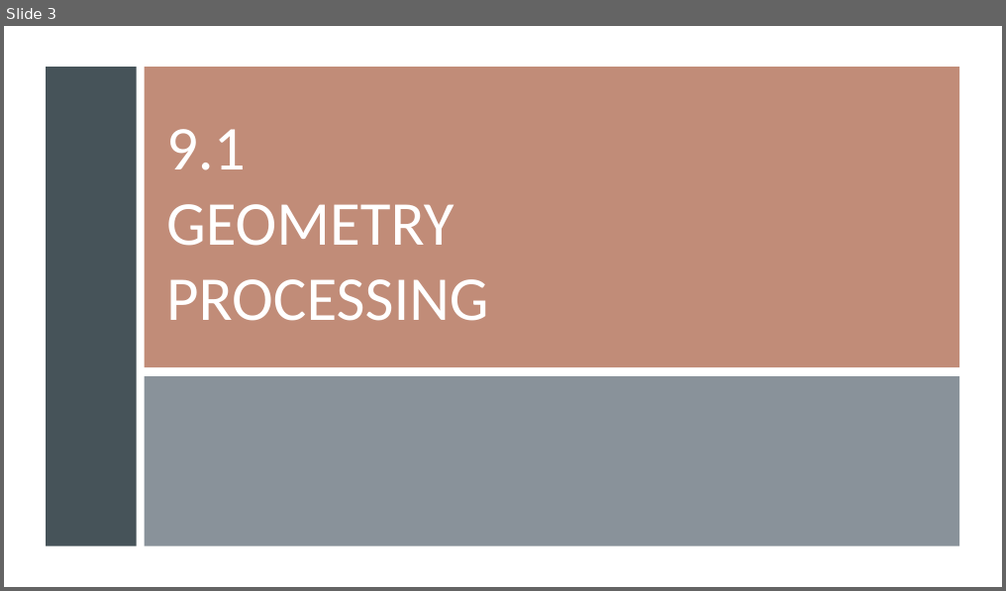
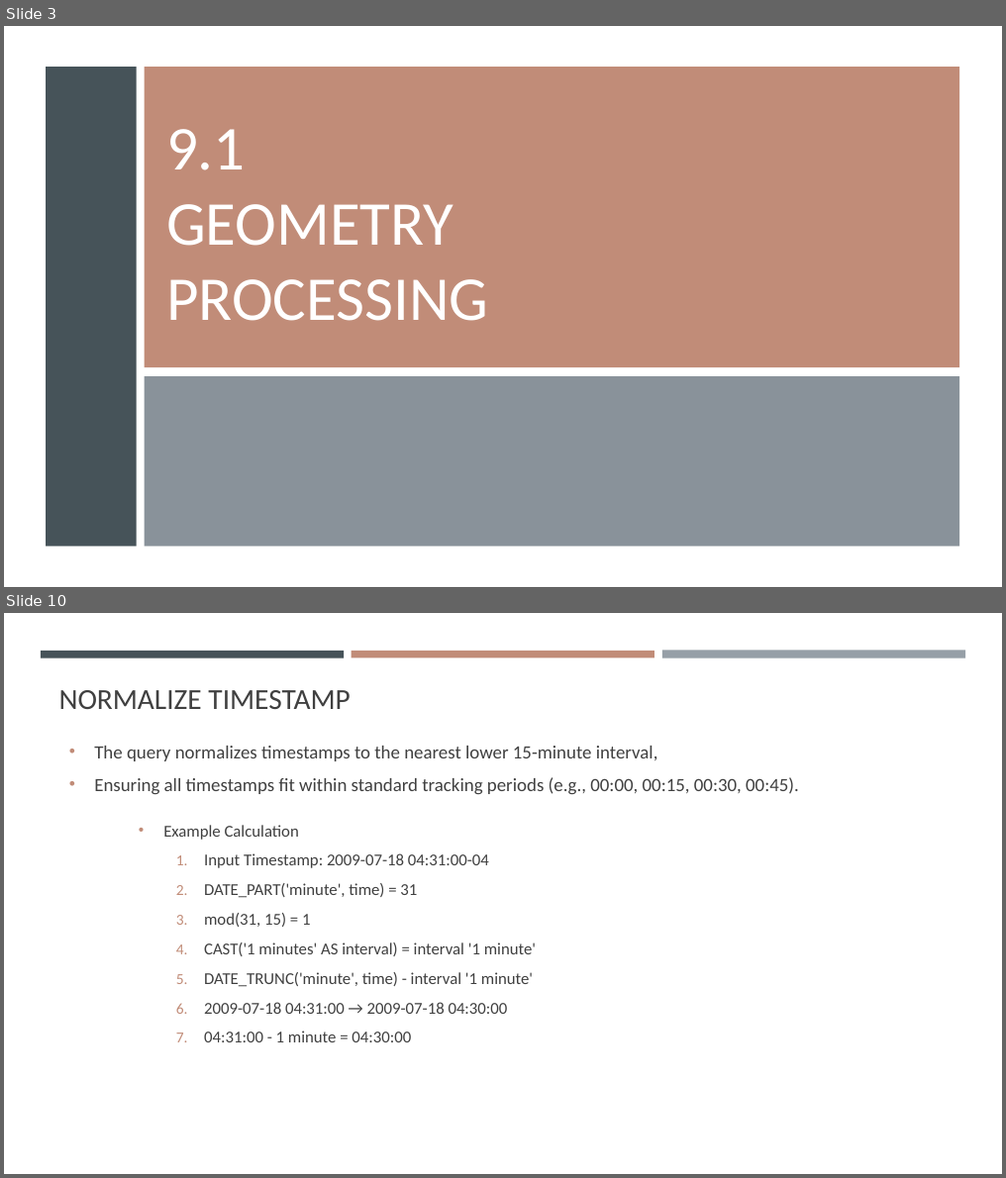
Before and after one commit to gisynw/ssj-376, a slide deck: docs/Lectures/Week09/Week09_GeometryProcessing_part2.pptx. Shown one above the other, each under a label of ours: slide 3 before the commit, slides 3 and 10 after it; the slides between them are not shown. The pictures are 1006x591 and 1006x1178 pixels, drawn with LibreOffice and Linux fonts; fonts in the diff are those of the drawing. Boxes give left, top, right and bottom in pixels: in the first picture for what was removed or moved away, otherwise in the second. Text is boxed around its words. In the diff, an @@ line names an element or a change of style, - is before the commit and + after.

Commit message:
update lecture09

```diff
--- a/docs/Lectures/Week09/Week09_GeometryProcessing_part2.pptx
+++ b/docs/Lectures/Week09/Week09_GeometryProcessing_part2.pptx
@@ slide 10 added at [4, 613, 1002, 1174], background #FFFFFF @@
@@ rectangle added at [41, 651, 344, 658], fill #465359 @@
@@ rectangle added at [351, 651, 654, 658], fill #C18C78 @@
@@ rectangle added at [662, 651, 965, 659], fill #969FA7 @@
@@ title added at [59, 690, 350, 709], 28 pt, text #404040 @@
+NORMALIZE TIMESTAMP
@@ text added at [94, 746, 799, 794], 18 pt, text #404040 @@
+• The query normalizes timestamps to the nearest lower 15-minute interval,
+• Ensuring all timestamps fit within standard tracking periods (e.g., 00:00, 00:15, 00:30, 00:45).
@@ text added at [163, 825, 536, 1043], 16 pt, text #404040 @@
+  • Example Calculation
+    1. Input Timestamp: 2009-07-18 04:31:00-04
+    2. DATE_PART('minute', time) = 31
+    3. mod(31, 15) = 1
+    4. CAST('1 minutes' AS interval) = interval '1 minute'
+    5. DATE_TRUNC('minute', time) - interval '1 minute'
+    6. 2009-07-18 04:31:00 → 2009-07-18 04:30:00
+    7. 04:31:00 - 1 minute = 04:30:00
```
Also in this commit, not shown: 12 other slides added, 2 other files.
